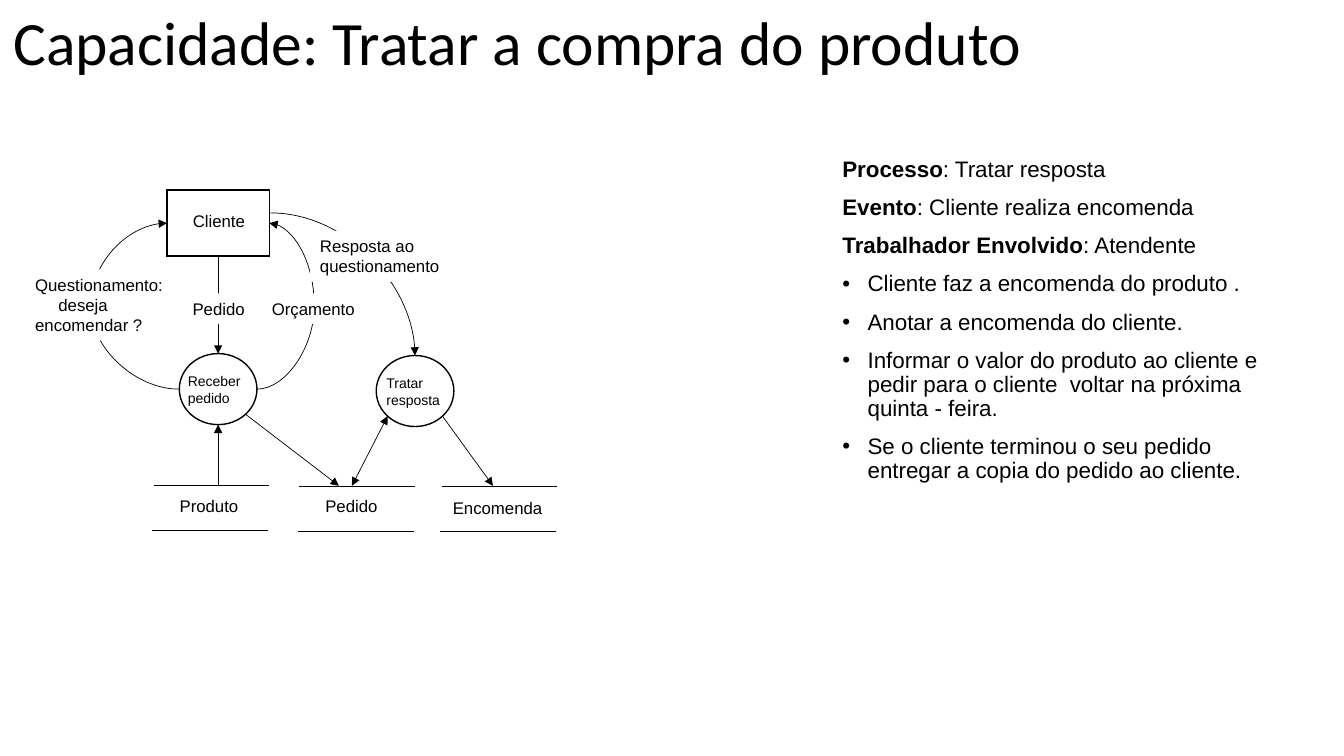
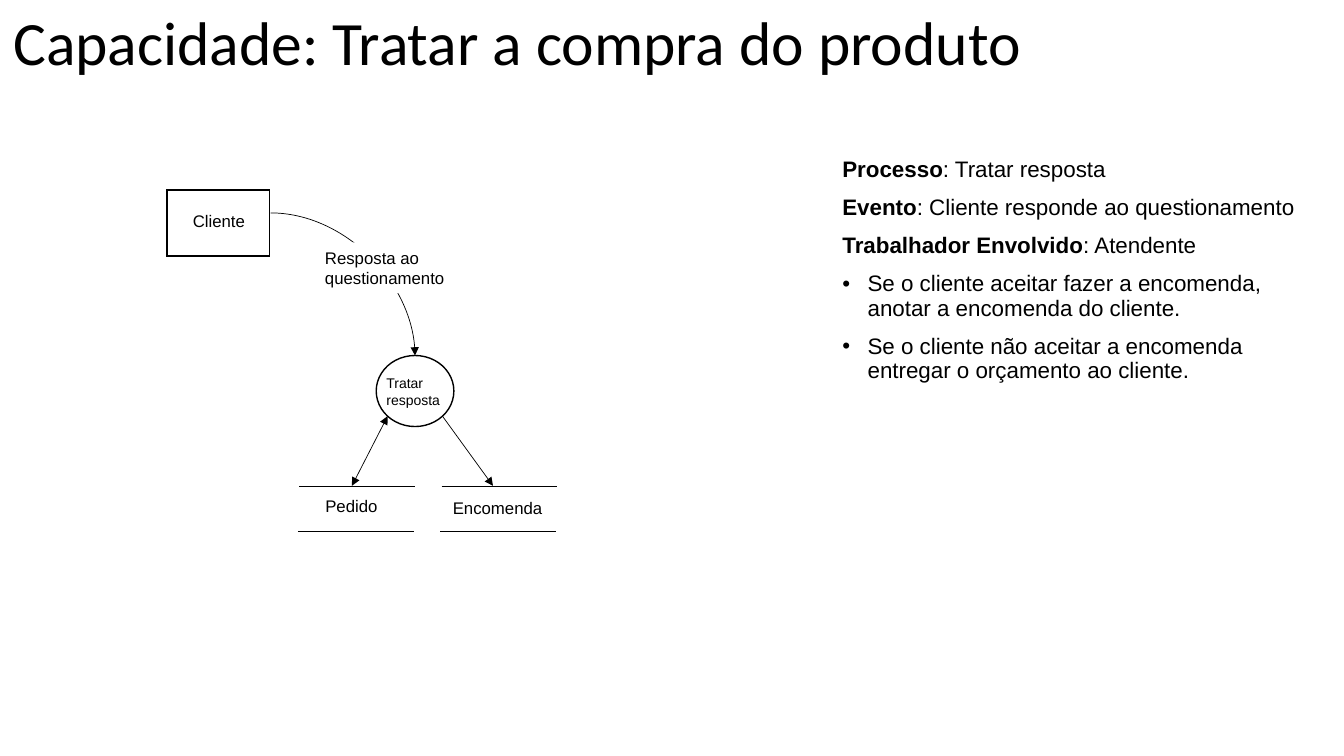
Before and after one commit to Felipe1901648/OPE, a slide deck: slide 2 of 18 - Descrição dos Processos de Negócio.pptx. Drawn at 1344x756 pixels with LibreOffice and Linux fonts; fonts in the diff are those of the drawing. Boxes give left, top, right and bottom in pixels: in the first picture for what was removed or moved away, otherwise in the second. Text is boxed around its words. In the diff, an @@ line names an element or a change of style, - is before the commit and + after.

```diff
--- a/18 - Descrição dos Processos de Negócio.pptx
+++ b/18 - Descrição dos Processos de Negócio.pptx
@@ text at (x1=842, y1=198, x2=1294, y2=220): text changed @@
-Evento: Cliente realiza encomenda
+Evento: Cliente responde ao questionamento
@@ curved arrow removed from (179, 389) to (167, 223) @@
@@ curved arrow removed from (257, 389) to (269, 223) @@
@@ arrow removed from (218, 256) to (218, 354) @@
@@ text "Resposta ao questionamento" moved from (x1=320, y1=240, x2=439, y2=276) to (x1=325, y1=252, x2=444, y2=288) @@
@@ text removed at (x1=35, y1=279, x2=163, y2=331) @@
-Questionamento: deseja encomendar ?
@@ text at (x1=868, y1=274, x2=1261, y2=383): text changed @@
-• Cliente faz a encomenda do produto .
-• Anotar a encomenda do cliente.
-• Informar o valor do produto ao cliente e pedir para o cliente voltar na próxima quinta - feira.
-• Se o cliente terminou o seu pedido entregar a copia do pedido ao cliente.
+• Se o cliente aceitar fazer a encomenda, anotar a encomenda do cliente.
+• Se o cliente não aceitar a encomenda entregar o orçamento ao cliente.
@@ text removed at (x1=193, y1=303, x2=245, y2=315) @@
-Pedido
@@ text removed at (x1=272, y1=303, x2=355, y2=319) @@
-Orçamento
@@ ellipse removed at (x1=179, y1=354, x2=257, y2=424) @@
@@ text removed at (x1=188, y1=376, x2=241, y2=406) @@
-Receber pedido
@@ arrow removed from (246, 414) to (339, 486) @@
@@ arrow removed from (218, 486) to (218, 424) @@
@@ line removed from (153, 486) to (269, 486) @@
@@ text removed at (x1=180, y1=500, x2=239, y2=512) @@
-Produto
@@ line removed from (152, 531) to (268, 531) @@
```
Also in this commit, not shown: 3 other slides changed, 2 slides added, 20 other files.
